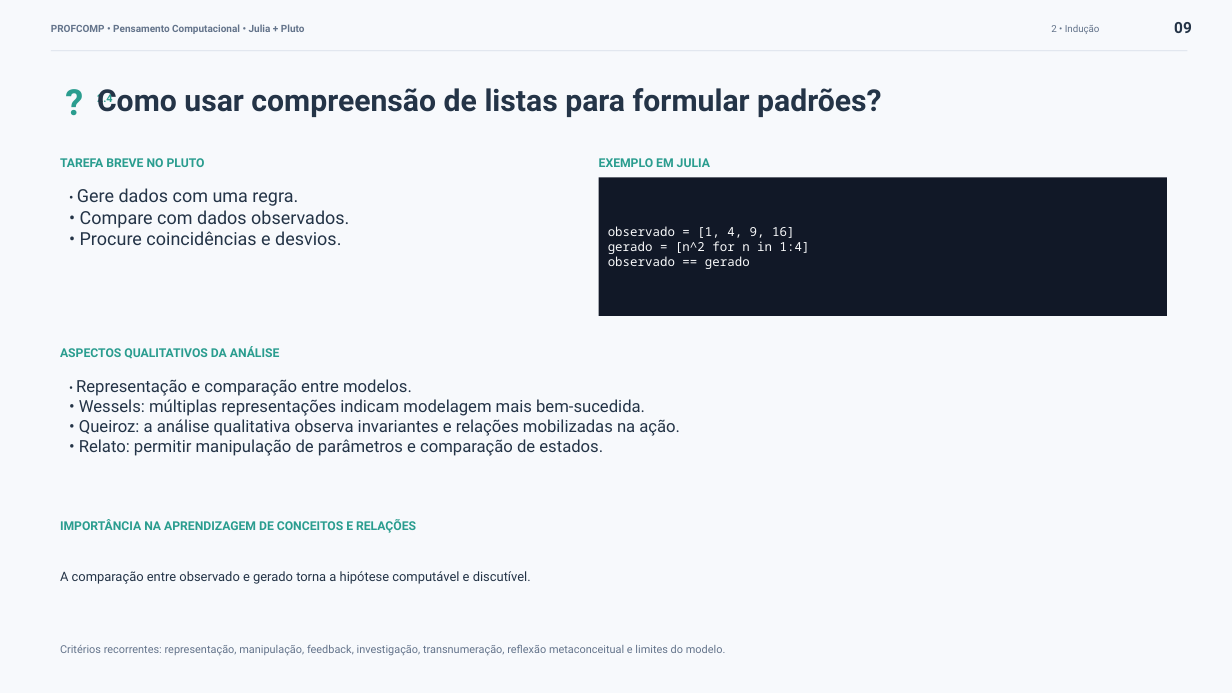
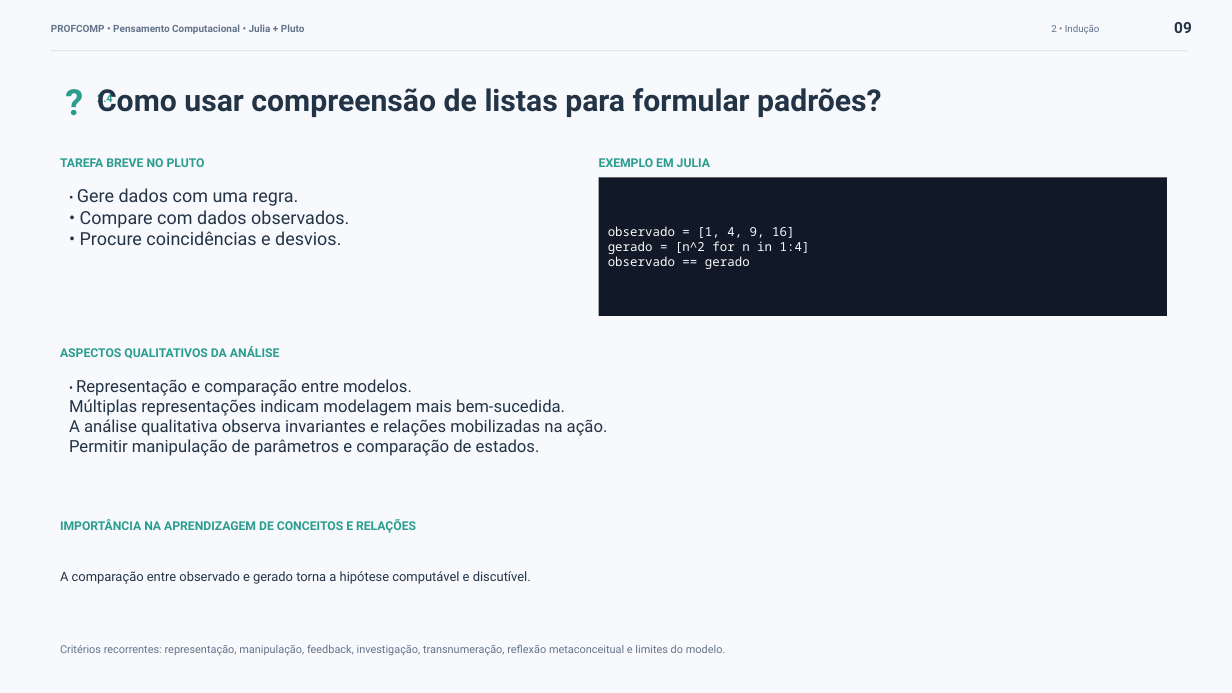
Before and after one commit to anaemilia/pensamento-computacional, a slide deck: slide 9 of Aula02_Pensamento_Indutivo/Aula02_Teoria-19-08-26.pptx. Drawn at 1232x693 pixels with LibreOffice and Linux fonts; fonts in the diff are those of the drawing. Boxes give left, top, right and bottom in pixels: in the first picture for what was removed or moved away, otherwise in the second. Text is boxed around its words. In the diff, an @@ line names an element or a change of style, - is before the commit and + after.

```diff
--- a/Aula02_Pensamento_Indutivo/Aula02_Teoria-19-08-26.pptx
+++ b/Aula02_Pensamento_Indutivo/Aula02_Teoria-19-08-26.pptx
@@ text at box(69, 399, 608, 456): text changed @@
-• Wessels: múltiplas representações indicam modelagem mais bem-sucedida.
-• Queiroz: a análise qualitativa observa invariantes e relações mobilizadas na ação.
-• Relato: permitir manipulação de parâmetros e comparação de estados.
+Múltiplas representações indicam modelagem mais bem-sucedida.
+A análise qualitativa observa invariantes e relações mobilizadas na ação.
+Permitir manipulação de parâmetros e comparação de estados.
```
Also in this commit, not shown: 9 other slides changed, 7 other files.
